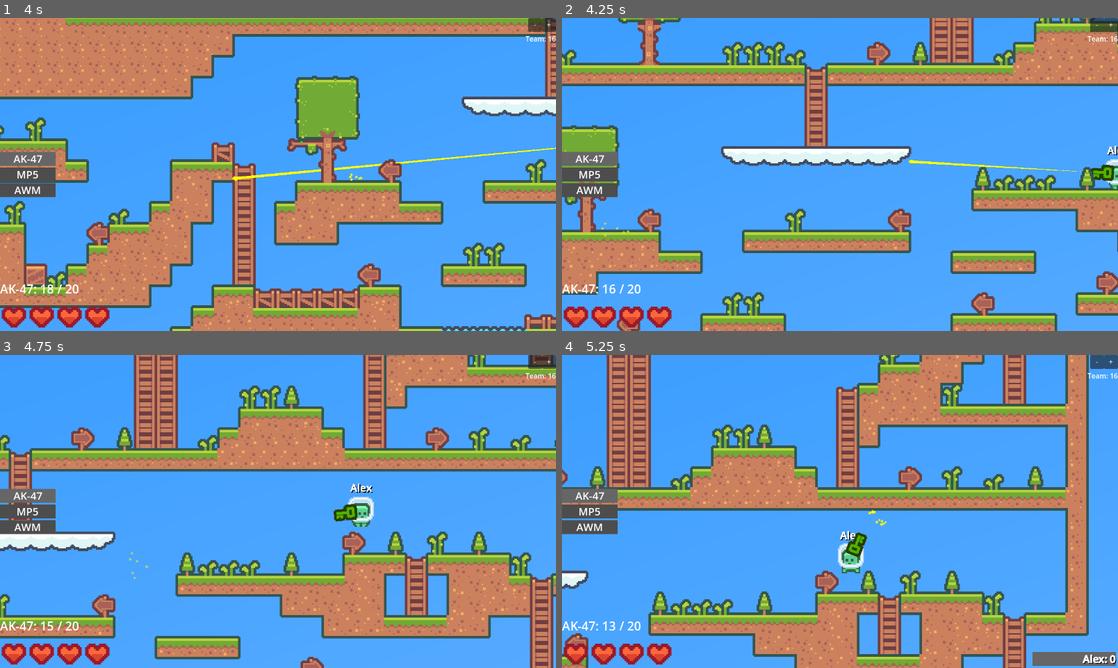
Above: before the commit, frames 1-4 (two rows, left to right).
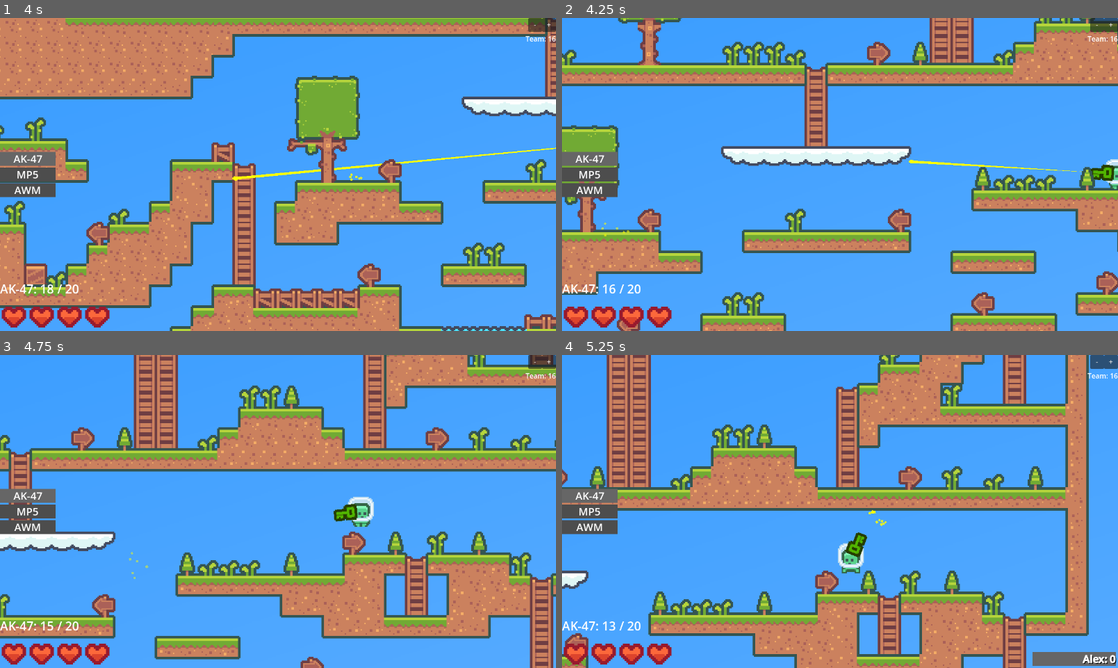
Above: after the commit, the same moments.

Repository: F1zzy31f/Glob-Game
Game: Godot game, scene res://scenes/MainMenu.tscn
Same seed, same stepped clock (60 frames per second), same inputs: the game is played once before the commit and once after it.
Inputs (mouse positions are in pixels of both pictures, inside the frame that each line leads up to):
- Up to frame 1 (4 s): click (278, 136) at 0.52 s; type "Alex" at 0.6 s; click "Play" at 1.25 s; click (278, 136) at 2.02 s; type "12" at 2.1 s; click "Host Game" at 2.75 s; tap Enter at 3.5 s; move the mouse to (400, 158) at 3.52 s; press the mouse at (400, 158) at 3.53 s; hold D (move_right) from 3.53 s (still down); tap Space (jump) at 3.77 s
- Up to frame 2 (4.25 s): keep holding D (move_right)
- Up to frame 3 (4.75 s): keep holding D (move_right); move the mouse to (166, 527) at 4.27 s; release the mouse at (166, 527) at 4.28 s; click (166, 527) at 4.35 s; tap Space (jump) at 4.52 s
- Up to frame 4 (5.25 s): move the mouse to (895, 442) at 5.02 s; release D (move_right) at 5.03 s; press the mouse at (895, 442) at 5.03 s; hold A (move_left) from 5.03 s (still down)

Frame 1 is identical in both runs. In frame 2, less than 0.1% of the frame differs, in the area x 98-100%, y 40-44%; in frame 3, less than 0.1%, in the area x 63-68%, y 40-44%; in frame 4, less than 0.1%.

Commit message:
Remove overhead username

Diff:
--- a/scenes/Player.tscn
+++ b/scenes/Player.tscn
@@ -37,9 +37,6 @@
 
 [sub_resource type="RectangleShape2D" id="RectangleShape2D_o4edw"]
 size = Vector2(14, 3)
-
-[sub_resource type="ViewportTexture" id="ViewportTexture_vb55b"]
-viewport_path = NodePath("OverheadUI/SubViewport")
 
 [sub_resource type="SceneReplicationConfig" id="SceneReplicationConfig_4ei3r"]
 properties/0/path = NodePath(".:position")
@@ -109,32 +106,6 @@
 position = Vector2(0, 11)
 shape = SubResource("RectangleShape2D_o4edw")
 
-[node name="OverheadUI" type="Sprite2D" parent="."]
-z_index = 3
-position = Vector2(0, -18)
-scale = Vector2(0.25, 0.25)
-texture = SubResource("ViewportTexture_vb55b")
-
-[node name="SubViewport" type="SubViewport" parent="OverheadUI"]
-transparent_bg = true
-size = Vector2i(256, 64)
-
-[node name="Username" type="Label" parent="OverheadUI/SubViewport"]
-anchors_preset = 15
-anchor_right = 1.0
-anchor_bottom = 1.0
-grow_horizontal = 2
-grow_vertical = 2
-theme_override_colors/font_shadow_color = Color(0, 0, 0, 1)
-theme_override_colors/font_outline_color = Color(1, 1, 1, 1)
-theme_override_constants/shadow_offset_x = 3
-theme_override_constants/shadow_offset_y = 3
-theme_override_constants/outline_size = 3
-theme_override_font_sizes/font_size = 32
-text = "Username"
-horizontal_alignment = 1
-vertical_alignment = 1
-
 [node name="Camera" type="Camera2D" parent="."]
 offset = Vector2(0, -32)
 enabled = false
--- a/scripts/Player.gd
+++ b/scripts/Player.gd
@@ -20,7 +20,6 @@
 var gravity = ProjectSettings.get_setting("physics/2d/default_gravity")
 
 @onready var sprite = $Sprite
-@onready var overhead_username = $OverheadUI/SubViewport/Username
 @onready var camera = $Camera
 @onready var audio_listener = $Camera/AudioListener
 @onready var hand_pivot = $HandPivot
@@ -44,7 +43,6 @@
 	if not is_multiplayer_authority(): return
 
 	username = Network.username
-	overhead_username.text = username
 	team_index = randi_range(0, 15)
 
 	ui.visible = true
Not shown: 1 places in scenes/Player.tscn that only renumber resources
